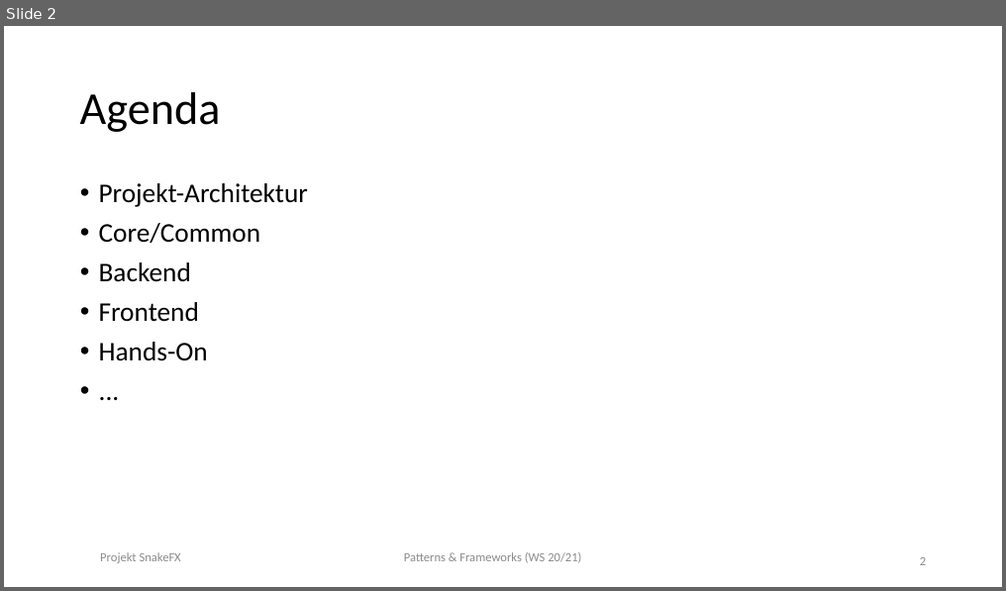
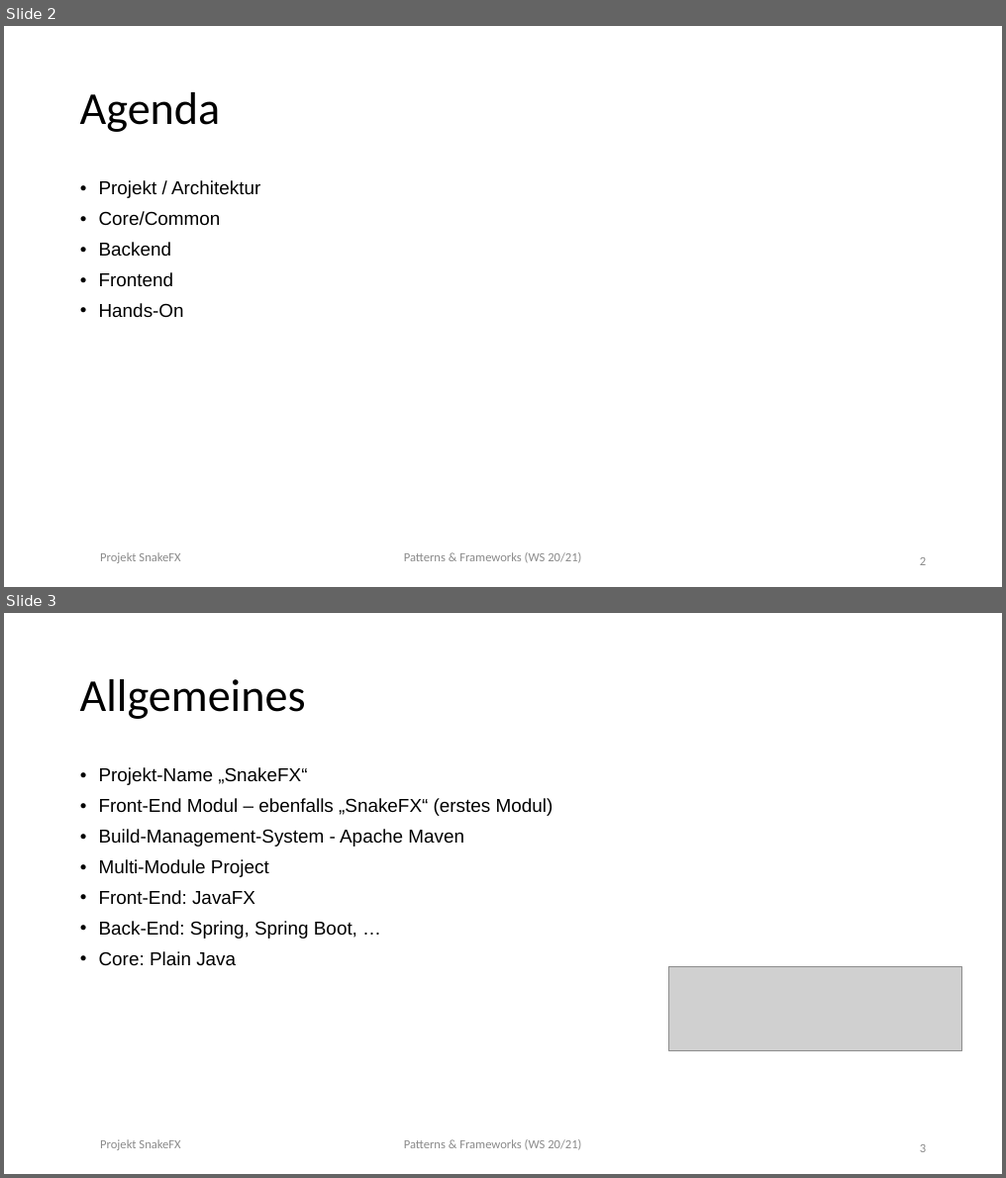
Before and after one commit to Bummelnderboris/Patterns_and_Frameworks, a slide deck: docs/00000_abgabe_final/3_Prasentation/Wulfert_Reidel_PF_SnakeFX.pptx. Shown one above the other, each under a label of ours: slide 2 before the commit, slides 2 and 3 after it. The pictures are 1006x591 and 1006x1178 pixels, drawn with LibreOffice and Linux fonts; fonts in the diff are those of the drawing; grey boxes stand for pictures. Boxes give left, top, right and bottom in pixels: in the first picture for what was removed or moved away, otherwise in the second. Text is boxed around its words. In the diff, an @@ line names an element or a change of style, - is before the commit and + after.

```diff
--- a/docs/00000_abgabe_final/3_Prasentation/Wulfert_Reidel_PF_SnakeFX.pptx
+++ b/docs/00000_abgabe_final/3_Prasentation/Wulfert_Reidel_PF_SnakeFX.pptx
@@ slide 3 added at (4, 613, 1002, 1174), background #FFFFFF @@
@@ text added at (80, 679, 306, 719), 44 pt, text #000000 @@
+Allgemeines
@@ text added at (99, 767, 553, 966), 18 pt, text #000000 @@
+• Projekt-Name „SnakeFX“
+• Front-End Modul – ebenfalls „SnakeFX“ (erstes Modul)
+• Build-Management-System - Apache Maven
+• Multi-Module Project
+• Front-End: JavaFX
+• Back-End: Spring, Spring Boot, …
+• Core: Plain Java
@@ picture added at (668, 966, 962, 1051) @@
@@ text added at (100, 1140, 180, 1151), 12 pt, text #8B8B8B @@
+Projekt SnakeFX
@@ text added at (404, 1140, 581, 1151), 12 pt, text #8B8B8B @@
+Patterns & Frameworks (WS 20/21)
@@ page number added at (920, 1145, 926, 1153), 12 pt, text #8B8B8B @@
+3
@@ slide 2 changed as well @@
@@ text at (99, 180, 260, 318): paragraph removed @@
-• ...
@@ text at (99, 180, 260, 198): text changed; size 26 to 18 pt; font Calibri to Arial @@
-• Projekt-Architektur
+• Projekt / Architektur
@@ text at (99, 211, 221, 318): size 26 to 18 pt, font Calibri to Arial in "Core/Common", "Backend", "Frontend", "Hands-On" @@
```
Also in this commit, not shown: 7 other slides changed, 4 other slides added, 5 other files.
